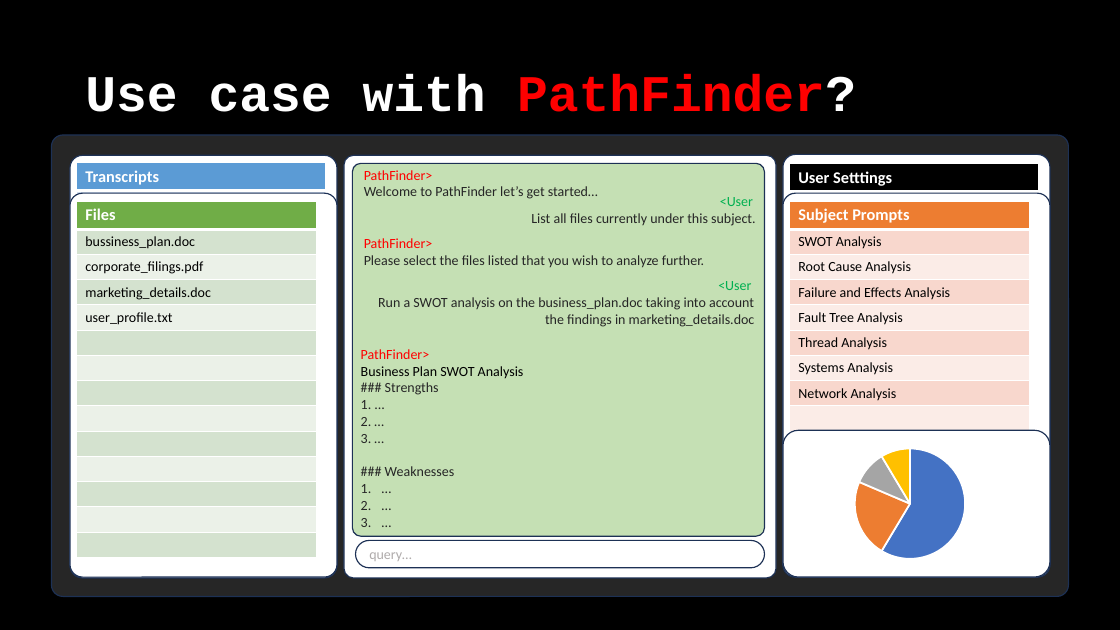
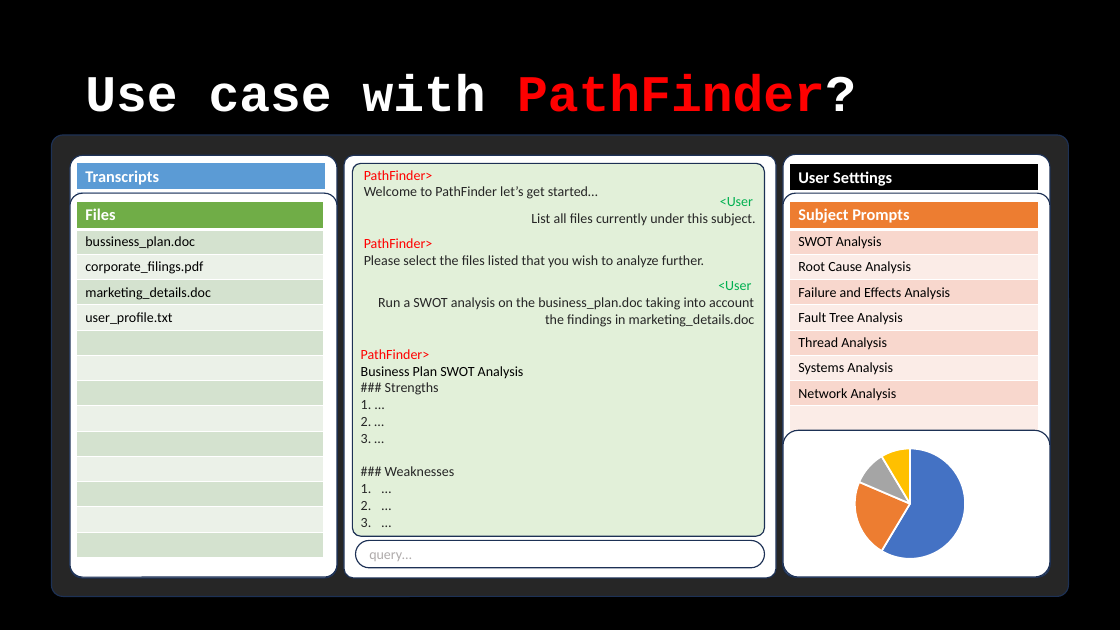
Before and after one commit to woodyk/pathfinder, a slide deck: slide 5 of pathfinder-presentation.pptx. Drawn at 1120x630 pixels with LibreOffice and Linux fonts; fonts in the diff are those of the drawing. Boxes give left, top, right and bottom in pixels: in the first picture for what was removed or moved away, otherwise in the second. Text is boxed around its words. In the diff, an @@ line names an element or a change of style, - is before the commit and + after.

```diff
--- a/pathfinder-presentation.pptx
+++ b/pathfinder-presentation.pptx
@@ rounded rectangle at bbox=[353, 163, 765, 536]: fill #C5E0B4 to #E2F0D9 @@
@@ table: place and size @@
-table at bbox=[77, 201, 318, 556]
+table at bbox=[77, 201, 324, 556]
@@ table: place and size @@
-table at bbox=[790, 201, 1030, 556]
+table at bbox=[790, 201, 1038, 556]
```
Also in this commit, not shown: 3 other slides changed, 3 other files.
